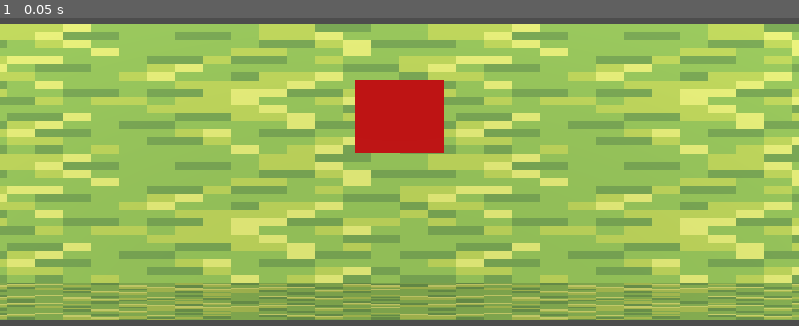
Above: before the commit, frame 1.
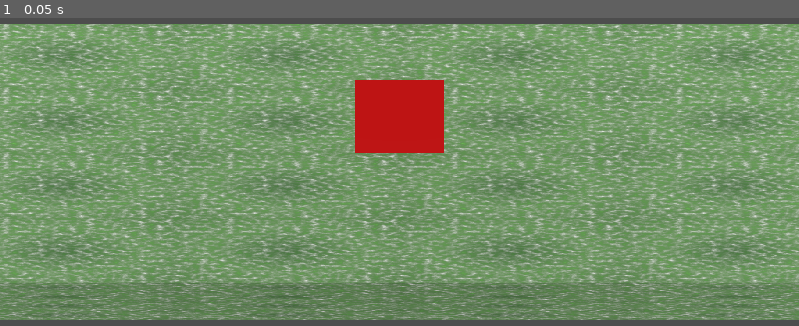
Above: after the commit, the same moment.

Repository: amari-charles/project-summoner
Game: Godot game, scene res://scenes/battlefield/paper_mario_test.tscn
Two runs of this game, one before a commit and one after it. Both use one fixed random seed, a clock stepped at 60 frames per second and the inputs below. This scene is started directly instead of the project's main scene.
Inputs:
- Up to frame 1 (0.05 s): no input

The runs differ from the first frame. In frame 1, 84% of the frame differs, in the area x 0-100%, y 1-99%.

Commit message:
Replace grass texture with procedural generation
Created custom grass using Gradient + Noise for natural variation:
- GradientTexture2D with 3 shades of green (dark, bright, mid)
- Radial gradient fill from center
- NoiseTexture2D overlay using FastNoiseLite (Simplex noise)
- Detail texture blend for organic variation
- No external assets needed

Grass now has natural-looking color variation that fits Paper Mario style.

🤖 Generated with [Claude Code](https://claude.com/claude-code)

Co-Authored-By: Claude <noreply@anthropic.com>

Diff:
--- a/scenes/battlefield/paper_mario_test.tscn
+++ b/scenes/battlefield/paper_mario_test.tscn
@@ -1,15 +1,35 @@
-[gd_scene load_steps=5 format=3]
+[gd_scene load_steps=7 format=3]
 
 [ext_resource type="Script" path="res://scripts/battlefield/paper_mario_character.gd" id="1_script"]
-[ext_resource type="Texture2D" path="res://assets/textures/grass_tile.png" id="2_grass"]
 
 [sub_resource type="CapsuleShape3D" id="CapsuleShape3D_1"]
 radius = 0.3
 height = 1.0
 
+[sub_resource type="FastNoiseLite" id="FastNoiseLite_1"]
+noise_type = 3
+frequency = 0.05
+
+[sub_resource type="NoiseTexture2D" id="NoiseTexture2D_1"]
+seamless = true
+noise = SubResource("FastNoiseLite_1")
+
+[sub_resource type="Gradient" id="Gradient_1"]
+offsets = PackedFloat32Array(0, 0.5, 1)
+colors = PackedColorArray(0.3, 0.55, 0.25, 1, 0.45, 0.75, 0.35, 1, 0.38, 0.65, 0.3, 1)
+
+[sub_resource type="GradientTexture2D" id="GradientTexture2D_1"]
+gradient = SubResource("Gradient_1")
+fill = 1
+fill_from = Vector2(0.5, 0.5)
+
 [sub_resource type="StandardMaterial3D" id="StandardMaterial3D_1"]
-albedo_texture = ExtResource("2_grass")
-uv1_scale = Vector3(2, 2, 1)
+albedo_texture = SubResource("GradientTexture2D_1")
+detail_enabled = true
+detail_mask = SubResource("NoiseTexture2D_1")
+detail_albedo = SubResource("NoiseTexture2D_1")
+detail_blend_mode = 0
+uv1_scale = Vector3(4, 4, 1)
 texture_filter = 0
 
 [sub_resource type="ViewportTexture" id="ViewportTexture_1"]
